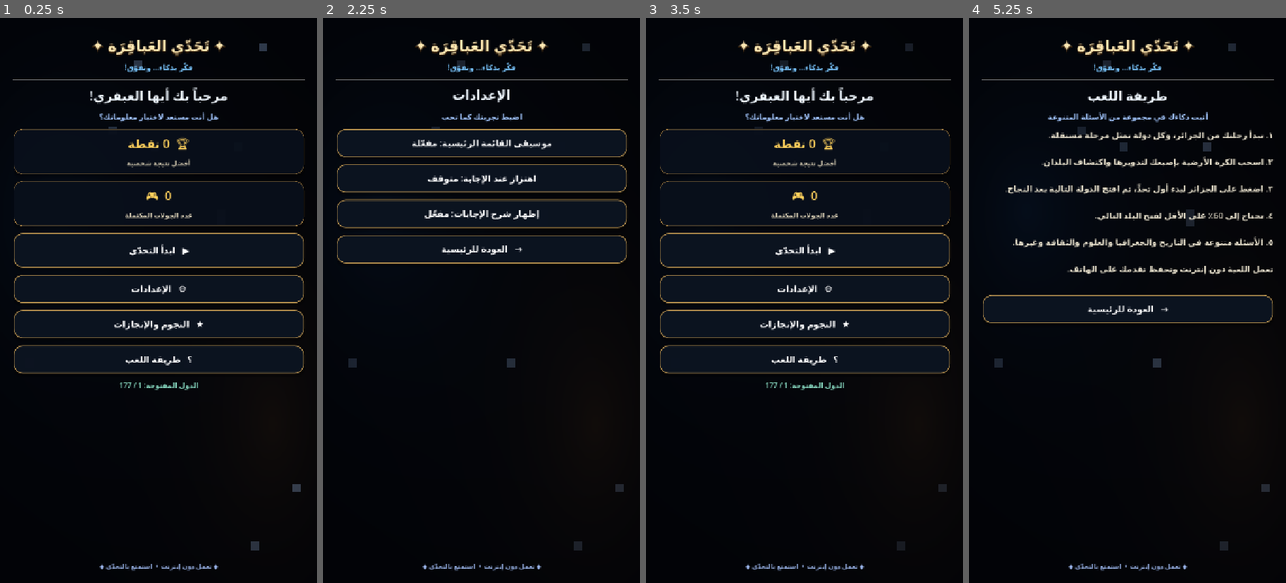
Above: before the commit, frames 1-4 (left to right).
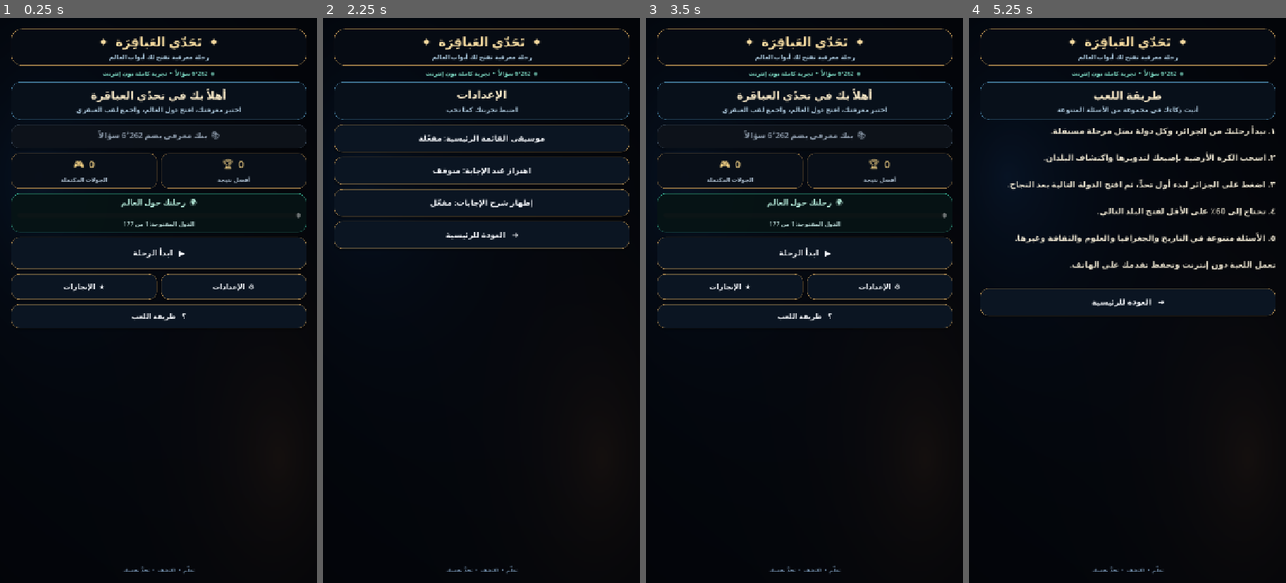
Above: after the commit, the same moments.

Repository: mahdialloui01-art/challenge-
Game: Godot game, scene res://scenes/main.tscn
Same seed, same stepped clock (60 frames per second), same inputs: the game is played once before the commit and once after it.
Inputs:
- Up to frame 1 (0.25 s): no input
- Up to frame 2 (2.25 s): click "▶ ابدأ التحدّي" (after the commit: "▶ ابدأ الرحلة") at 0.5 s; click "⌂ الرئيسية" at 1.25 s; click "⚙ الإعدادات" at 2 s
- Up to frame 3 (3.5 s): click "→ العودة للرئيسية" at 2.75 s
- Up to frame 4 (5.25 s): click "★ النجوم والإنجازات" (after the commit: "★ الإنجازات") at 3.5 s; click "→ العودة للرئيسية" at 4.25 s; click "؟ طريقة اللعب" at 5 s

The runs differ from the first frame. In frame 1, 9.9% of the frame differs, in the area x 3-97%, y 1-99%; in frame 2, 9.3%; in frame 3, 9.8%; in frame 4, 9.3%.

Commit message:
Redesign Arabic game interface with premium layout and dashboard

Diff:
--- a/scripts/main.gd
+++ b/scripts/main.gd
@@ -441,105 +441,110 @@
     config.set_value("question_history", "by_country", previous_question_ids)
     config.save(SAVE_PATH)
 
+
 func _build_interface() -> void:
     var layer := CanvasLayer.new()
     add_child(layer)
-
     var root := Control.new()
     root.set_anchors_and_offsets_preset(Control.PRESET_FULL_RECT)
     root.layout_direction = Control.LAYOUT_DIRECTION_RTL
     layer.add_child(root)
     interface_root = root
 
-    # Lightweight premium cosmic background for Android GL Compatibility.
     var backdrop := ColorRect.new()
-    backdrop.name = "PremiumCosmicBackdrop"
     backdrop.set_anchors_and_offsets_preset(Control.PRESET_FULL_RECT)
     backdrop.mouse_filter = Control.MOUSE_FILTER_IGNORE
-    var backdrop_shader := Shader.new()
-    backdrop_shader.code = """shader_type canvas_item;
+    var shader := Shader.new()
+    shader.code = """shader_type canvas_item;
 void fragment() {
     vec2 uv = SCREEN_UV;
-    vec2 p = uv - vec2(0.5, 0.48);
-    float vignette = (1.0 - smoothstep(0.12, 0.92, length(p * vec2(0.82, 1.0))));
-    float blue_halo = exp(-length((uv - vec2(0.18, 0.34)) * vec2(1.0, 1.25)) * 4.2);
-    float gold_halo = exp(-length((uv - vec2(0.86, 0.72)) * vec2(1.1, 1.0)) * 5.0);
-    vec3 base = vec3(0.010, 0.016, 0.034);
-    base += vec3(0.018, 0.060, 0.115) * blue_halo;
-    base += vec3(0.095, 0.055, 0.018) * gold_halo;
-    vec2 grid = floor(uv * vec2(38.0, 68.0));
-    float seed = fract(sin(dot(grid, vec2(127.1, 311.7))) * 43758.5453);
-    float star = step(0.994, seed) * (0.35 + 0.65 * fract(seed * 91.7));
-    float shimmer = 0.72 + 0.28 * sin(TIME * 0.7 + seed * 40.0);
-    base += vec3(0.48, 0.58, 0.72) * star * shimmer;
-    base *= 0.72 + 0.28 * vignette;
-    COLOR = vec4(base, 1.0);
+    vec2 p = uv - vec2(0.5, 0.5);
+    float glow_a = exp(-length((uv - vec2(0.12, 0.28)) * vec2(1.0, 1.2)) * 4.0);
+    float glow_b = exp(-length((uv - vec2(0.88, 0.78)) * vec2(1.1, 1.0)) * 5.0);
+    float vignette = 1.0 - smoothstep(0.15, 0.95, length(p));
+    vec3 base = vec3(0.012, 0.021, 0.042) + vec3(0.018, 0.060, 0.11) * glow_a + vec3(0.075, 0.045, 0.018) * glow_b;
+    COLOR = vec4(base * (0.76 + 0.24 * vignette), 1.0);
 }
 """
-    var backdrop_material := ShaderMaterial.new()
-    backdrop_material.shader = backdrop_shader
-    backdrop.material = backdrop_material
+    var shader_material := ShaderMaterial.new()
+    shader_material.shader = shader
+    backdrop.material = shader_material
     root.add_child(backdrop)
-
-    var tint := ColorRect.new()
-    tint.name = "AtmosphericOverlay"
-    tint.set_anchors_and_offsets_preset(Control.PRESET_FULL_RECT)
-    tint.mouse_filter = Control.MOUSE_FILTER_IGNORE
-    tint.color = Color(0.006, 0.010, 0.022, 0.34)
-    root.add_child(tint)
 
     var margin := MarginContainer.new()
     interface_margin = margin
     margin.set_anchors_and_offsets_preset(Control.PRESET_FULL_RECT)
-    margin.add_theme_constant_override("margin_left", 30)
-    margin.add_theme_constant_override("margin_right", 30)
-    margin.add_theme_constant_override("margin_top", 38)
-    margin.add_theme_constant_override("margin_bottom", 28)
+    margin.add_theme_constant_override("margin_left", 25)
+    margin.add_theme_constant_override("margin_right", 25)
+    margin.add_theme_constant_override("margin_top", 24)
+    margin.add_theme_constant_override("margin_bottom", 20)
     root.add_child(margin)
 
     var page := VBoxContainer.new()
-    page.add_theme_constant_override("separation", 14)
+    page.add_theme_constant_override("separation", 9)
     margin.add_child(page)
 
+    var masthead := PanelContainer.new()
+    var masthead_style := StyleBoxFlat.new()
+    masthead_style.bg_color = Color(0.025, 0.045, 0.075, 0.96)
+    masthead_style.border_color = Color(0.62, 0.49, 0.28, 0.75)
+    masthead_style.set_border_width_all(1)
+    masthead_style.set_corner_radius_all(22)
+    masthead_style.content_margin_left = 12
+    masthead_style.content_margin_right = 12
+    masthead_style.content_margin_top = 9
+    masthead_style.content_margin_bottom = 9
+    masthead.add_theme_stylebox_override("panel", masthead_style)
+    page.add_child(masthead)
+    var masthead_box := VBoxContainer.new()
+    masthead_box.add_theme_constant_override("separation", 3)
+    masthead.add_child(masthead_box)
+
     var brand := Label.new()
-    brand.text = "✦ تَحَدّي العَباقِرَة ✦"
+    brand.text = "✦  تَحَدّي العَباقِرَة  ✦"
     brand.horizontal_alignment = HORIZONTAL_ALIGNMENT_CENTER
-    brand.add_theme_font_size_override("font_size", 34)
-    brand.add_theme_color_override("font_color", Color(1.0, 0.91, 0.70))
-    brand.add_theme_color_override("font_shadow_color", Color(0.20, 0.12, 0.035, 0.90))
-    brand.add_theme_constant_override("shadow_offset_x", 0)
-    brand.add_theme_constant_override("shadow_offset_y", 3)
-    brand.add_theme_constant_override("shadow_outline_size", 2)
-    page.add_child(brand)
-
+    brand.add_theme_font_size_override("font_size", 29)
+    brand.add_theme_color_override("font_color", Color("#f3d99f"))
+    masthead_box.add_child(brand)
     var tagline := Label.new()
-    tagline.text = "فكّر بذكاء… وتفوّق!"
+    tagline.text = "رحلة معرفية تفتح لك أبواب العالم"
     tagline.horizontal_alignment = HORIZONTAL_ALIGNMENT_CENTER
-    tagline.add_theme_font_size_override("font_size", 17)
-    tagline.add_theme_color_override("font_color", Color(0.48, 0.78, 1.0))
-    page.add_child(tagline)
-
-    var separator := HSeparator.new()
-    separator.add_theme_color_override("color", Color(0.25, 0.43, 0.75, 0.65))
-    page.add_child(separator)
+    tagline.add_theme_font_size_override("font_size", 14)
+    tagline.add_theme_color_override("font_color", Color("#a9c7dc"))
+    masthead_box.add_child(tagline)
+
+    var bank_label := Label.new()
+    bank_label.text = "◈  %s سؤالاً  •  تجربة كاملة دون إنترنت" % _format_number(questions.size())
+    bank_label.horizontal_alignment = HORIZONTAL_ALIGNMENT_CENTER
+    bank_label.add_theme_font_size_override("font_size", 13)
+    bank_label.add_theme_color_override("font_color", Color("#80dfc8"))
+    page.add_child(bank_label)
 
     var scroll := ScrollContainer.new()
     scroll.size_flags_vertical = Control.SIZE_EXPAND_FILL
     scroll.size_flags_horizontal = Control.SIZE_EXPAND_FILL
     scroll.horizontal_scroll_mode = ScrollContainer.SCROLL_MODE_DISABLED
     page.add_child(scroll)
-
     content = VBoxContainer.new()
     content.size_flags_horizontal = Control.SIZE_EXPAND_FILL
-    content.add_theme_constant_override("separation", 16)
+    content.add_theme_constant_override("separation", 11)
     scroll.add_child(content)
 
     footer_label = Label.new()
-    footer_label.text = "◆ تعمل دون إنترنت  •  استمتع بالتحدّي ◆"
+    footer_label.text = "تعلّم  •  اكتشف  •  تحدَّ نفسك"
     footer_label.horizontal_alignment = HORIZONTAL_ALIGNMENT_CENTER
-    footer_label.add_theme_font_size_override("font_size", 14)
-    footer_label.add_theme_color_override("font_color", Color(0.58, 0.68, 0.88))
+    footer_label.add_theme_font_size_override("font_size", 12)
+    footer_label.add_theme_color_override("font_color", Color(0.52, 0.65, 0.78, 0.9))
     page.add_child(footer_label)
+
+func _format_number(value: int) -> String:
+    var raw := str(value)
+    var result := ""
+    for i in range(raw.length()):
+        if i > 0 and (raw.length() - i) % 3 == 0:
+            result += "٬"
+        result += raw.substr(i, 1)
+    return result
 
 func _clear_content() -> void:
     if question_timer != null:
@@ -548,53 +553,69 @@
     for child in content.get_children():
         child.queue_free()
 
+
 func _add_heading(title_text: String, subtitle_text: String = "") -> void:
+    var panel := PanelContainer.new()
+    var style := StyleBoxFlat.new()
+    style.bg_color = Color(0.035, 0.065, 0.105, 0.94)
+    style.border_color = Color(0.30, 0.54, 0.68, 0.45)
+    style.set_border_width_all(1)
+    style.set_corner_radius_all(19)
+    style.content_margin_left = 14
+    style.content_margin_right = 14
+    style.content_margin_top = 12
+    style.content_margin_bottom = 12
+    panel.add_theme_stylebox_override("panel", style)
+    content.add_child(panel)
+    var box := VBoxContainer.new()
+    box.add_theme_constant_override("separation", 5)
+    panel.add_child(box)
     var heading := Label.new()
     heading.text = title_text
     heading.horizontal_alignment = HORIZONTAL_ALIGNMENT_CENTER
-    heading.add_theme_font_size_override("font_size", 29)
-    heading.add_theme_color_override("font_color", Color(0.94, 0.97, 1.0))
-    content.add_child(heading)
+    heading.add_theme_font_size_override("font_size", 25)
+    heading.add_theme_color_override("font_color", Color("#f4e5c4"))
+    box.add_child(heading)
     if not subtitle_text.is_empty():
         var subtitle := Label.new()
         subtitle.text = subtitle_text
         subtitle.horizontal_alignment = HORIZONTAL_ALIGNMENT_CENTER
         subtitle.autowrap_mode = TextServer.AUTOWRAP_WORD_SMART
-        subtitle.add_theme_font_size_override("font_size", 17)
-        subtitle.add_theme_color_override("font_color", Color(0.64, 0.78, 1.0))
-        content.add_child(subtitle)
+        subtitle.add_theme_font_size_override("font_size", 15)
+        subtitle.add_theme_color_override("font_color", Color("#a9c5d9"))
+        box.add_child(subtitle)
+
 
 func _add_stat_card(caption: String, value: String) -> void:
     var card := PanelContainer.new()
+    card.size_flags_horizontal = Control.SIZE_EXPAND_FILL
     var style := StyleBoxFlat.new()
-    style.bg_color = Color(0.035, 0.060, 0.105, 0.94)
-    style.border_color = Color(0.66, 0.51, 0.27, 0.88)
+    style.bg_color = Color(0.035, 0.060, 0.095, 0.96)
+    style.border_color = Color(0.55, 0.43, 0.25, 0.72)
     style.set_border_width_all(1)
-    style.set_corner_radius_all(20)
-    style.shadow_color = Color(0.0, 0.0, 0.0, 0.34)
-    style.shadow_size = 8
-    style.shadow_offset = Vector2(0, 4)
-    style.content_margin_left = 18
-    style.content_margin_right = 18
-    style.content_margin_top = 14
-    style.content_margin_bottom = 14
+    style.set_corner_radius_all(17)
+    style.content_margin_left = 9
+    style.content_margin_right = 9
+    style.content_margin_top = 10
+    style.content_margin_bottom = 10
     card.add_theme_stylebox_override("panel", style)
     var box := VBoxContainer.new()
-    box.add_theme_constant_override("separation", 5)
+    box.add_theme_constant_override("separation", 3)
     card.add_child(box)
     var value_label := Label.new()
     value_label.text = value
     value_label.horizontal_alignment = HORIZONTAL_ALIGNMENT_CENTER
-    value_label.add_theme_font_size_override("font_size", 27)
-    value_label.add_theme_color_override("font_color", Color(1.0, 0.82, 0.36))
+    value_label.add_theme_font_size_override("font_size", 22)
+    value_label.add_theme_color_override("font_color", Color("#f1cf83"))
     box.add_child(value_label)
     var caption_label := Label.new()
     caption_label.text = caption
     caption_label.horizontal_alignment = HORIZONTAL_ALIGNMENT_CENTER
-    caption_label.add_theme_font_size_override("font_size", 15)
-    caption_label.add_theme_color_override("font_color", Color(0.84, 0.80, 0.70))
+    caption_label.add_theme_font_size_override("font_size", 13)
+    caption_label.add_theme_color_override("font_color", Color("#a9bacb"))
     box.add_child(caption_label)
     content.add_child(card)
+
 
 func _show_main_menu() -> void:
     _set_menu_music_active(true)
@@ -612,34 +633,82 @@
     world_camera.position = Vector3(0, 0, 8.4)
     world_camera.fov = 48.0
     _clear_content()
-    _add_heading("مرحباً بك أيها العبقري!", "هل أنت مستعد لاختبار معلوماتك؟")
-    _add_stat_card("أفضل نتيجة شخصية", "🏆  %d نقطة" % best_score)
-    _add_stat_card("عدد الجولات المكتملة", "🎮  %d" % games_played)
-
-    var play := _make_button("▶   ابدأ التحدّي")
-    play.custom_minimum_size.y = 78
+
+    _add_heading("أهلاً بك في تحدّي العباقرة", "اختبر معرفتك، افتح دول العالم، واجمع لقب العبقري")
+    var bank_card := _make_button("📚  بنك معرفي يضم %s سؤالاً" % _format_number(questions.size()))
+    bank_card.disabled = true
+    bank_card.custom_minimum_size.y = 54
+    content.add_child(bank_card)
+
+    var stats_row := HBoxContainer.new()
+    stats_row.add_theme_constant_override("separation", 9)
+    content.add_child(stats_row)
+    _add_stat_card("أفضل نتيجة", "🏆  %d" % best_score)
+    var best_card := content.get_child(content.get_child_count() - 1)
+    content.remove_child(best_card)
+    stats_row.add_child(best_card)
+    _add_stat_card("الجولات المكتملة", "🎮  %d" % games_played)
+    var games_card := content.get_child(content.get_child_count() - 1)
+    content.remove_child(games_card)
+    stats_row.add_child(games_card)
+
+    var journey := PanelContainer.new()
+    var journey_style := StyleBoxFlat.new()
+    journey_style.bg_color = Color(0.025, 0.075, 0.080, 0.94)
+    journey_style.border_color = Color(0.20, 0.62, 0.52, 0.65)
+    journey_style.set_border_width_all(1)
+    journey_style.set_corner_radius_all(18)
+    journey_style.content_margin_left = 14
+    journey_style.content_margin_right = 14
+    journey_style.content_margin_top = 9
+    journey_style.content_margin_bottom = 9
+    journey.add_theme_stylebox_override("panel", journey_style)
+    content.add_child(journey)
+    var journey_box := VBoxContainer.new()
+    journey_box.add_theme_constant_override("separation", 5)
+    journey.add_child(journey_box)
+    var journey_title := Label.new()
+    journey_title.text = "🌍  رحلتك حول العالم"
+    journey_title.horizontal_alignment = HORIZONTAL_ALIGNMENT_CENTER
+    journey_title.add_theme_font_size_override("font_size", 17)
+    journey_title.add_theme_color_override("font_color", Color("#b9f0df"))
+    journey_box.add_child(journey_title)
+    var progress := ProgressBar.new()
+    progress.min_value = 0
+    progress.max_value = 177
+    progress.value = unlocked_country_index + 1
+    progress.show_percentage = false
+    progress.custom_minimum_size.y = 11
+    journey_box.add_child(progress)
+    var progress_text := Label.new()
+    progress_text.text = "الدول المفتوحة: %d من 177" % (unlocked_country_index + 1)
+    progress_text.horizontal_alignment = HORIZONTAL_ALIGNMENT_CENTER
+    progress_text.add_theme_font_size_override("font_size", 13)
+    progress_text.add_theme_color_override("font_color", Color("#a8c7c5"))
+    journey_box.add_child(progress_text)
+
+    var play := _make_button("▶   ابدأ الرحلة")
+    play.custom_minimum_size.y = 72
     play.pressed.connect(_show_world_map)
     content.add_child(play)
-
-    var settings_button := _make_button("⚙   الإعدادات")
+    var actions := HBoxContainer.new()
+    actions.add_theme_constant_override("separation", 9)
+    content.add_child(actions)
+    var settings_button := _make_button("⚙  الإعدادات")
+    settings_button.custom_minimum_size.y = 58
+    settings_button.add_theme_font_size_override("font_size", 16)
     settings_button.pressed.connect(_show_settings)
-    content.add_child(settings_button)
-
-    var achievements_button := _make_button("★   النجوم والإنجازات")
+    actions.add_child(settings_button)
+    var achievements_button := _make_button("★  الإنجازات")
+    achievements_button.custom_minimum_size.y = 58
+    achievements_button.add_theme_font_size_override("font_size", 16)
     achievements_button.pressed.connect(_show_achievements)
-    content.add_child(achievements_button)
-
+    actions.add_child(achievements_button)
     var help_button := _make_button("؟   طريقة اللعب")
+    help_button.custom_minimum_size.y = 54
+    help_button.add_theme_font_size_override("font_size", 16)
     help_button.pressed.connect(_show_help)
     content.add_child(help_button)
-
-    var mode: Dictionary = DIFFICULTIES[difficulty]
-    var mode_label := Label.new()
-    mode_label.text = "الدول المفتوحة: %d / 177" % (unlocked_country_index + 1)
-    mode_label.horizontal_alignment = HORIZONTAL_ALIGNMENT_CENTER
-    mode_label.add_theme_font_size_override("font_size", 16)
-    mode_label.add_theme_color_override("font_color", Color(0.55, 0.88, 0.78))
-    content.add_child(mode_label)
 
 func _show_settings() -> void:
     _set_menu_music_active(true)
@@ -1369,35 +1438,42 @@
     home.pressed.connect(_show_main_menu)
     content.add_child(home)
 
+
 func _make_button(caption: String) -> Button:
     var button := Button.new()
     button.pressed.connect(_play_ui_tap)
     button.text = caption
-    button.custom_minimum_size = Vector2(0, 64)
+    button.custom_minimum_size = Vector2(0, 62)
     button.size_flags_horizontal = Control.SIZE_EXPAND_FILL
-    button.add_theme_font_size_override("font_size", 20)
-    button.add_theme_color_override("font_color", Color.WHITE)
-    button.add_theme_color_override("font_hover_color", Color(1.0, 0.88, 0.66))
+    button.add_theme_font_size_override("font_size", 18)
+    button.add_theme_color_override("font_color", Color("#f5f7fb"))
+    button.add_theme_color_override("font_hover_color", Color("#ffe2a2"))
+    button.add_theme_color_override("font_pressed_color", Color("#f4d18a"))
+    button.add_theme_color_override("font_disabled_color", Color("#8c9aaa"))
     var normal := StyleBoxFlat.new()
-    normal.bg_color = Color(0.045, 0.075, 0.125, 0.98)
-    normal.border_color = Color(0.72, 0.57, 0.31, 0.96)
-    normal.set_border_width_all(2)
-    normal.set_corner_radius_all(20)
-    normal.shadow_color = Color(0.0, 0.0, 0.0, 0.38)
-    normal.shadow_size = 7
-    normal.shadow_offset = Vector2(0, 3)
-    normal.content_margin_left = 18
-    normal.content_margin_right = 18
+    normal.bg_color = Color(0.045, 0.085, 0.135, 0.98)
+    normal.border_color = Color(0.60, 0.48, 0.29, 0.82)
+    normal.set_border_width_all(1)
+    normal.set_corner_radius_all(17)
+    normal.shadow_color = Color(0.0, 0.0, 0.0, 0.30)
+    normal.shadow_size = 5
+    normal.shadow_offset = Vector2(0, 2)
+    normal.content_margin_left = 16
+    normal.content_margin_right = 16
     normal.content_margin_top = 8
     normal.content_margin_bottom = 8
     button.add_theme_stylebox_override("normal", normal)
     var hover := normal.duplicate()
-    hover.bg_color = Color(0.105, 0.18, 0.29, 1.0)
-    hover.border_color = Color(1.0, 0.82, 0.48, 1.0)
-    hover.shadow_size = 10
+    hover.bg_color = Color(0.085, 0.145, 0.205, 1.0)
+    hover.border_color = Color("#e4bd70")
+    hover.shadow_size = 7
     button.add_theme_stylebox_override("hover", hover)
     button.add_theme_stylebox_override("pressed", hover)
+    var focus := hover.duplicate()
+    focus.border_color = Color("#8bd9d0")
+    button.add_theme_stylebox_override("focus", focus)
     var disabled_style := normal.duplicate()
-    disabled_style.bg_color = Color(0.08, 0.11, 0.20, 0.9)
+    disabled_style.bg_color = Color(0.055, 0.075, 0.105, 0.92)
+    disabled_style.border_color = Color(0.25, 0.31, 0.38, 0.55)
     button.add_theme_stylebox_override("disabled", disabled_style)
     return button
